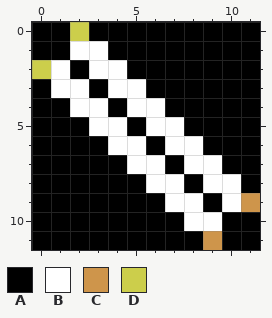
File history of a pixel-art sprite, Assets/Levels/Level1.png. The picture above was drawn from the file before the commit.
The file is 12x12 pixels.
Palette (. is transparent): A #000000  B #ffffff  C #ce954b  D #ccce4b
Pixels before, first column x 0:
 0 AADAAAAAAAAA
 1 AABBAAAAAAAA
 2 DBABBAAAAAAA
 3 ABBABBAAAAAA
 4 AABBABBAAAAA
 5 AAABBABBAAAA
 6 AAAABBABBAAA
 7 AAAAABBABBAA
 8 AAAAAABBABBA
 9 AAAAAAABBABC
10 AAAAAAAABBAA
11 AAAAAAAAACAA
After the commit:
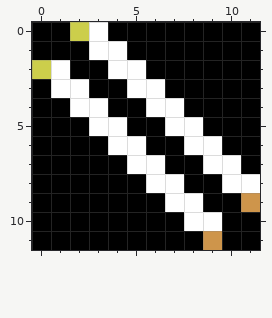
Diff:
y 0: x 3 A -> B
y 1: x 2 B -> A; x 4 A -> B
y 2: x 3 B -> A; x 5 A -> B
y 3: x 4 B -> A; x 6 A -> B
y 4: x 5 B -> A; x 7 A -> B
y 5: x 6 B -> A; x 8 A -> B
y 6: x 7 B -> A; x 9 A -> B
y 7: x 8 B -> A; x 10 A -> B
y 8: x 9 B -> A; x 11 A -> B
y 9: x 10 B -> A
Where, in picture pixels (left, top, right, bottom), the same in both pictures:
changed: (70, 22, 260, 212)
